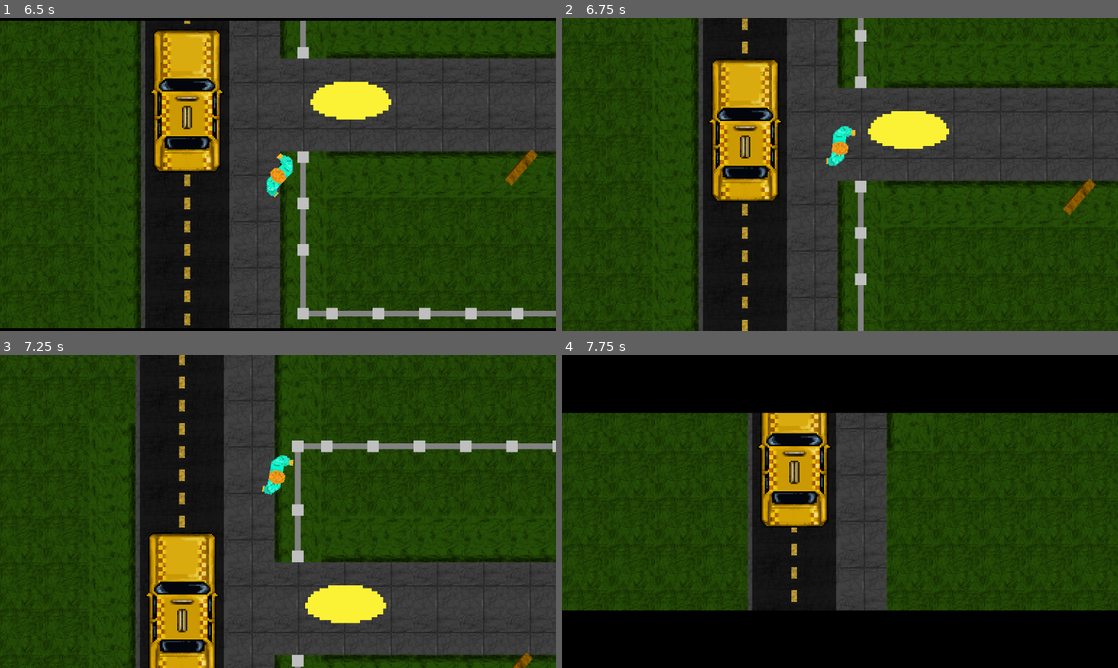
Above: before the commit, frames 1-4 (two rows, left to right).
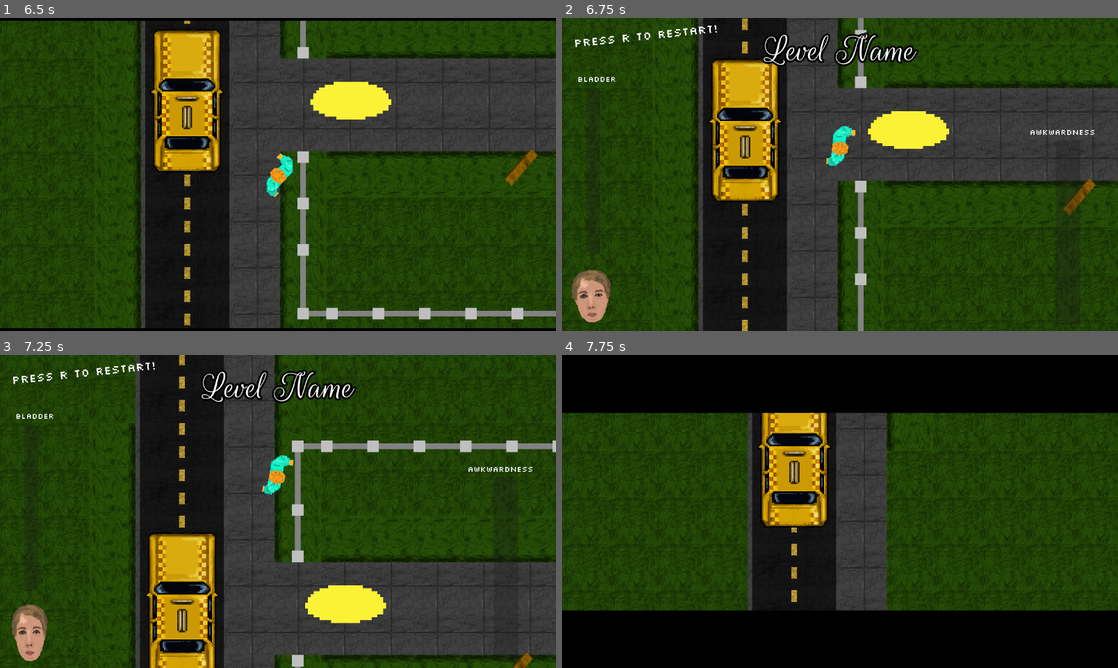
Above: after the commit, the same moments.

Repository: Jibby-Games/PizzaJam11
Game: Godot game, scene res://menu/intro.tscn
Two runs of this game, one before a commit and one after it. Both use one fixed random seed, a clock stepped at 60 frames per second and the inputs below.
Inputs (mouse positions are in pixels of both pictures, inside the frame that each line leads up to):
- Up to frame 1 (6.5 s): tap Enter (ui_accept) at 0.5, 0.77, 1.52, 3.02, 3.77, 4.52, 6.02 s; move the mouse to (400, 158) at 0.52 s; press the mouse at (400, 158) at 0.53 s; hold D (right) 0.53-1.28 s; move the mouse to (166, 190) at 1.27 s; release the mouse at (166, 190) at 1.28 s; hold S (down) 1.28-2.03 s; click (166, 190) at 1.35 s; move the mouse to (333, 105) at 2.02 s; press the mouse at (333, 105) at 2.03 s; hold D (right) 2.03-2.78 s; move the mouse to (250, 237) at 2.77 s; release the mouse at (250, 237) at 2.78 s; hold W (up) 2.78-3.53 s; click (250, 237) at 2.85 s; move the mouse to (444, 221) at 3.52 s; press the mouse at (444, 221) at 3.53 s; hold A (left) 3.53-5.03 s; move the mouse to (111, 127) at 4.27 s; release the mouse at (111, 127) at 4.28 s; click (111, 127) at 4.35 s; move the mouse to (305, 174) at 5.02 s; press the mouse at (305, 174) at 5.03 s; hold S (down) 5.03-5.78 s; move the mouse to (194, 96) at 5.77 s; release the mouse at (194, 96) at 5.78 s; hold D (right) from 5.78 s (still down); click (194, 96) at 5.85 s
- Up to frame 2 (6.75 s): move the mouse to (962, 158) at 6.52 s; release D (right) at 6.53 s; press the mouse at (962, 158) at 6.53 s; hold W (up) from 6.53 s (still down)
- Up to frame 3 (7.25 s): keep holding W (up); tap Enter (ui_accept) at 6.77 s
- Up to frame 4 (7.75 s): tap R (restart) at 7.25 s; move the mouse to (728, 527) at 7.27 s; release W (up) at 7.28 s; release the mouse at (728, 527) at 7.28 s; hold D (right) from 7.28 s (still down); click (728, 527) at 7.35 s; tap Enter (ui_accept) at 7.52 s

Frame 1 is identical in both runs. In frame 2, 2.8% of the frame differs, in the area x 1-96%, y 2-98%; in frame 3, 2.7%; in frame 4, nothing differs.

Commit message:
feat: animate taxi driving off

Diff:
--- a/levels/PartyGame/arrival.gd
+++ b/levels/PartyGame/arrival.gd
@@ -6,3 +6,7 @@
 	$AnimationPlayer.play("intro")
 	await $AnimationPlayer.animation_finished
 	UI.end_cinematic()
+
+
+func _on_taxi_awkward_trigger_trigger_done() -> void:
+	$AnimationPlayer.play("taxi_drive_off")
--- a/levels/PartyGame/arrival.tscn
+++ b/levels/PartyGame/arrival.tscn
@@ -145,7 +145,7 @@
 [node name="CollisionShape2D" parent="InnerThought/Area2D" index="0"]
 position = Vector2(40.1662, 980.343)
 
-[node name="AwkwardTrigger" parent="." index="6" instance=ExtResource("5_2ljc3")]
+[node name="TaxiAwkwardTrigger" parent="." index="6" instance=ExtResource("5_2ljc3")]
 position = Vector2(145, 126)
 awkward_scenario = ExtResource("6_rxjfw")
 
@@ -179,5 +179,7 @@
 "": SubResource("AnimationLibrary_0slsd")
 }
 
+[connection signal="trigger_done" from="TaxiAwkwardTrigger" to="." method="_on_taxi_awkward_trigger_trigger_done"]
+
 [editable path="InnerThought"]
 [editable path="DogAwkwardTrigger2"]
--- a/objects/awkward_trigger.gd
+++ b/objects/awkward_trigger.gd
@@ -2,7 +2,14 @@
 
 @export var awkward_scenario : AwkwardScenarioData
 
+# Emitted when the awkward event has finished - used so the level can connect other events to it like animations
+signal trigger_done
+
 func _on_body_entered(body: Node2D) -> void:
 	assert(awkward_scenario, "you need to add the scenario data to the trigger silly!")
 	var awkward_interface = UI.load_awkward_scenario(awkward_scenario)
-	awkward_interface.connect("event_finished", queue_free)
+	awkward_interface.connect("event_finished", event_finished)
+
+func event_finished() -> void:
+	trigger_done.emit()
+	queue_free()
--- a/ui/ui.gd
+++ b/ui/ui.gd
@@ -98,9 +98,13 @@
 	unfreeze_player()
 
 func start_cinematic() -> void:
+	hide_all()
 	$CinematicBars.show()
 	$CinematicBars/AnimationPlayer.play("start_cinematic")
 
 func end_cinematic() -> void:
+	hide_all()
 	$CinematicBars.show()
 	$CinematicBars/AnimationPlayer.play("end_cinematic")
+	await $CinematicBars/AnimationPlayer.animation_finished
+	show_ingame()
--- a/ui/ui.tscn
+++ b/ui/ui.tscn
@@ -510,9 +510,9 @@
 anchor_top = 1.0
 anchor_right = 1.0
 anchor_bottom = 1.0
-offset_top = 668.0
+offset_top = 20.0
 offset_right = 2304.0
-offset_bottom = 848.0
+offset_bottom = 200.0
 grow_horizontal = 2
 grow_vertical = 0
 texture = SubResource("PlaceholderTexture2D_uuvvp")
